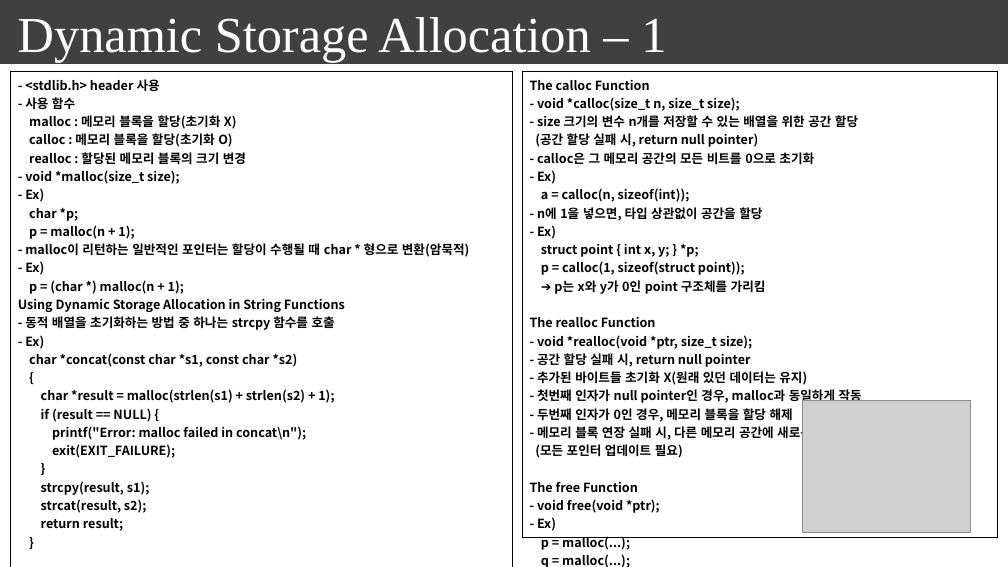
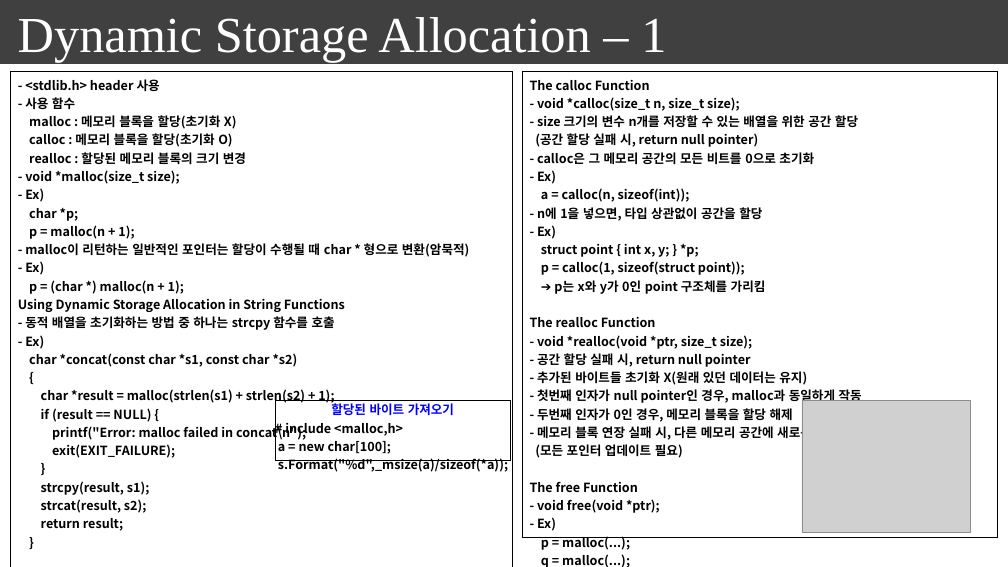
Before and after one commit to seonghokim/Study, a slide deck: slide 49 of everything in c.pptx. Drawn at 1008x567 pixels with LibreOffice and Linux fonts; fonts in the diff are those of the drawing; grey boxes stand for pictures. Boxes give left, top, right and bottom in pixels: in the first picture for what was removed or moved away, otherwise in the second. Text is boxed around its words. In the diff, an @@ line names an element or a change of style, - is before the commit and + after.

```diff
--- a/everything in c.pptx
+++ b/everything in c.pptx
@@ table added at [275,400,510,476], 1 rows, 1 columns @@
+할당된 바이트 가져오기 / # include <malloc,h> / a = new char[100]; s.Format("%d",_msize(a)/sizeof(*a));
```
Also in this commit, not shown: 2 other files.
